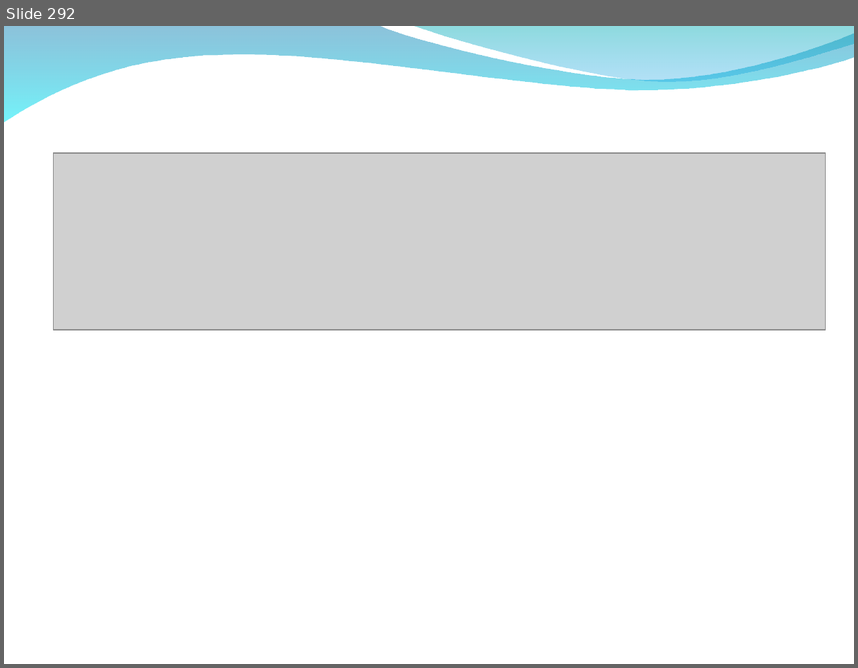
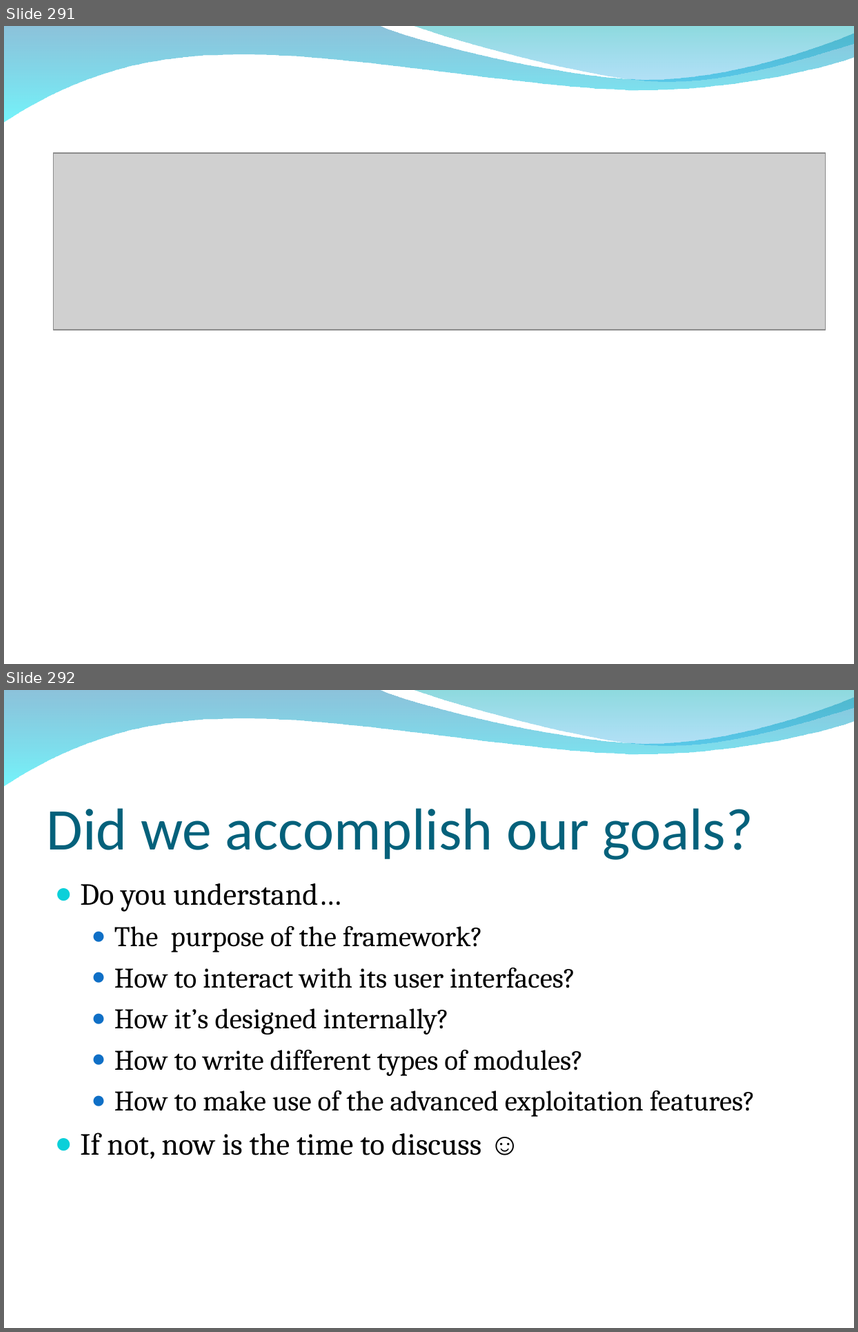
Before and after one commit to radar-webhook-testing/metasploit-framework-commits, a slide deck: dev/materials/msf3_internals_training/slides/bh_training_deck.ppt. Shown one above the other, each under a label of ours: slide 292 before the commit, slides 291 and 292 after it. The pictures are 858x668 and 858x1332 pixels, drawn with LibreOffice and Linux fonts; fonts in the diff are those of the drawing; grey boxes stand for pictures; background and template pictures are left out. Boxes give left, top, right and bottom in pixels: in the first picture for what was removed or moved away, otherwise in the second. Text is boxed around its words. In the diff, an @@ line names an element or a change of style, - is before the commit and + after.

```diff
--- a/dev/materials/msf3_internals_training/slides/bh_training_deck.ppt
+++ b/dev/materials/msf3_internals_training/slides/bh_training_deck.ppt
@@ slide 292 added at (4, 690, 854, 1328), background picture (left out); not listed: 2 template elements that a slide beside it also shows @@
@@ title added at (47, 808, 753, 860), 50 pt, text #04617B @@
+Did we accomplish our goals?
@@ text added at (80, 883, 755, 1159), 24 pt, text #000000 @@
+● Do you understand…
+  ● The purpose of the framework?
+  ● How to interact with its user interfaces?
+  ● How it’s designed internally?
+  ● How to write different types of modules?
+  ● How to make use of the advanced exploitation features?
+● If not, now is the time to discuss ☺
@@ what was slide 292 is now slide 291 @@
```
Also in this commit, not shown: 3 slides changed, 1 slide removed, 2 other files.
